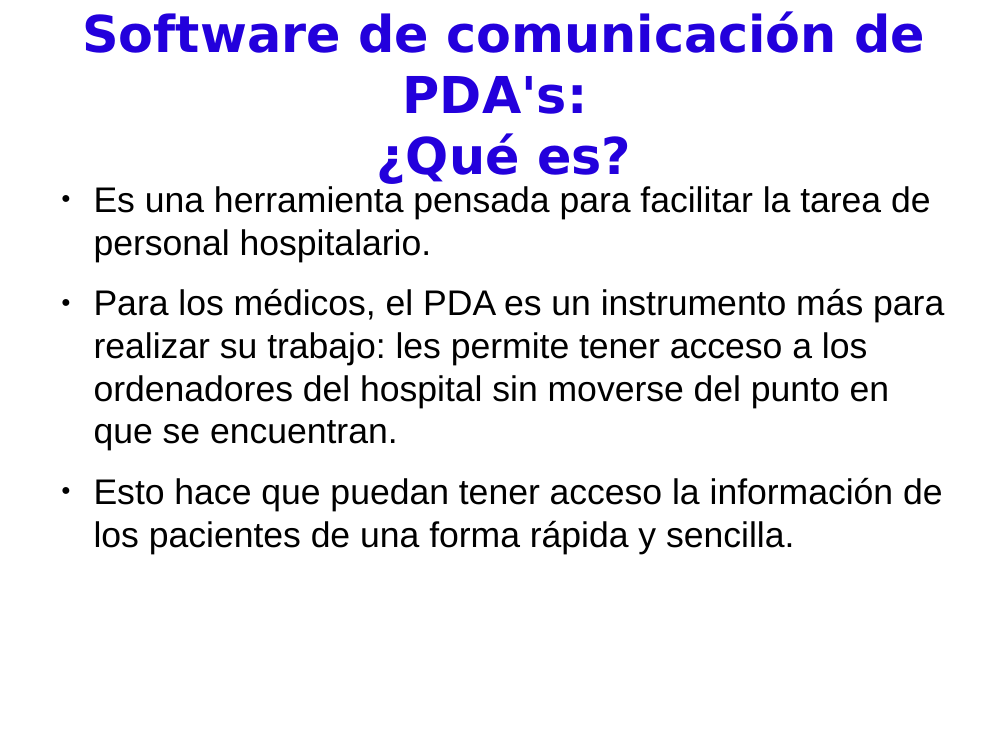
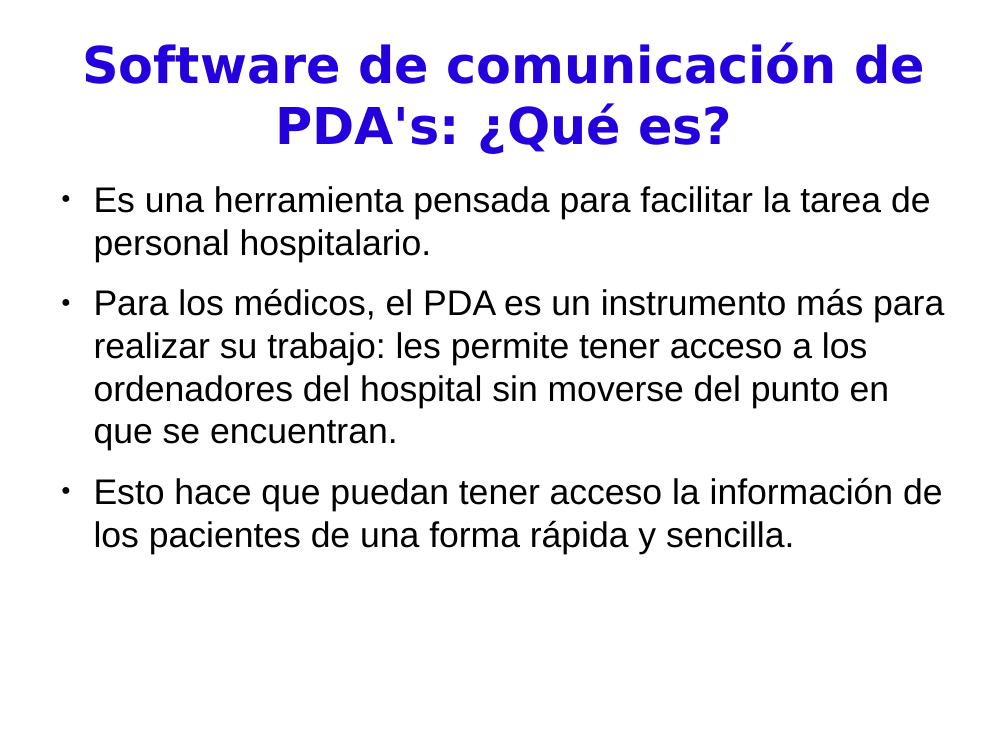
Before and after one commit to BackupTheBerlios/pdassii, a slide deck: slide 3 of Documentos/presentación.odp. Drawn at 1008x756 pixels with LibreOffice and Linux fonts; fonts in the diff are those of the drawing. Boxes give left, top, right and bottom in pixels: in the first picture for what was removed or moved away, otherwise in the second. Text is boxed around its words. In the diff, an @@ line names an element or a change of style, - is before the commit and + after.

```diff
--- a/Documentos/presentación.odp
+++ b/Documentos/presentación.odp
@@ title "Software de comunicación de PDA's: ..." rewrapped from (82, 11, 926, 184) to (82, 42, 926, 154) @@
```
Also in this commit, not shown: 11 other slides changed, 3 slides added, 7 slides removed.
